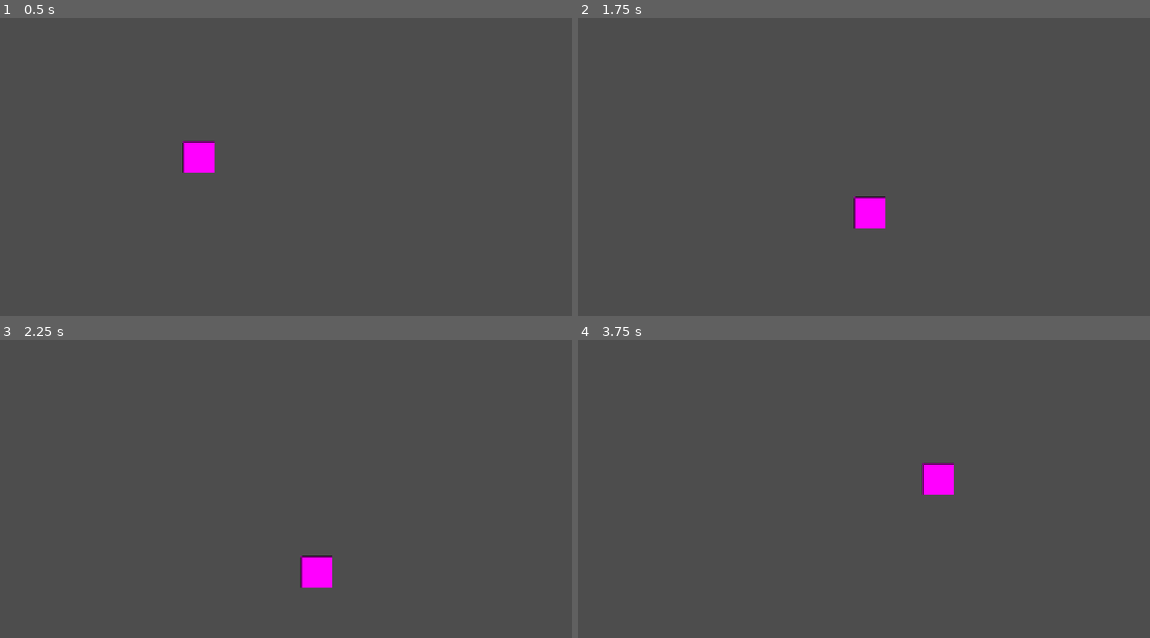
Above: before the commit, frames 1-4 (two rows, left to right).
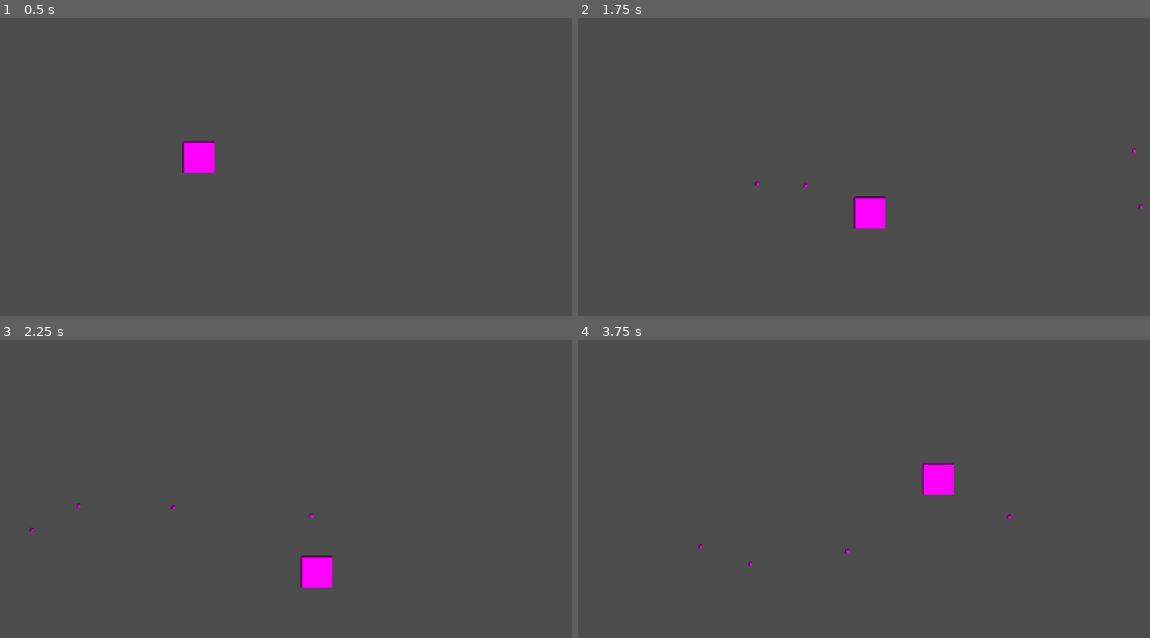
Above: after the commit, the same moments.

Repository: Radhika-15-Agarwal/godot-game-02-topdown-shooter
Game: Godot game, scene res://scenes/main.tscn
Two runs of this game, one before a commit and one after it. Both use one fixed random seed, a clock stepped at 60 frames per second and the inputs below.
Inputs (mouse positions are in pixels of both pictures, inside the frame that each line leads up to):
- Up to frame 1 (0.5 s): no input
- Up to frame 2 (1.75 s): tap Enter (ui_accept) at 0.5, 1.35, 1.52 s; move the mouse to (989, 152) at 0.52 s; hold Right (ui_right) 0.53-1.28 s; hold Enter (ui_accept) 0.53-1.28 s; move the mouse to (749, 184) at 1.27 s; hold Down (ui_down) from 1.28 s (still down)
- Up to frame 3 (2.25 s): tap Enter (ui_accept) at 1.82 s; move the mouse to (343, 420) at 2.02 s; release Down (ui_down) at 2.03 s; hold Right (ui_right) from 2.03 s (still down); hold Enter (ui_accept) from 2.03 s (still down)
- Up to frame 4 (3.75 s): move the mouse to (835, 554) at 2.77 s; release Right (ui_right) at 2.78 s; release Enter (ui_accept) at 2.78 s; hold Up (ui_up) 2.78-3.53 s; tap Enter (ui_accept) at 2.85, 3.02, 3.32 s; move the mouse to (1035, 539) at 3.52 s; hold Left (ui_left) from 3.53 s (still down); hold Enter (ui_accept) from 3.53 s (still down)

Frame 1 is identical in both runs. In frame 2, less than 0.1% of the frame differs, in the area x 30-99%, y 43-64%; in frame 3, less than 0.1%; in frame 4, less than 0.1%.

Commit message:
Add bullet shooting aimed at mouse

Diff:
--- /dev/null
+++ b/scenes/bullet.gd
@@ -0,0 +1,10 @@
+extends Area2D
+
+@export var speed := 600.0
+var direction := Vector2.ZERO
+
+func _process(delta: float) -> void:
+	position += direction * speed * delta
+
+func _on_visible_on_screen_notifier_2d_screen_exited():
+	queue_free()
--- /dev/null
+++ b/scenes/bullet.tscn
@@ -0,0 +1,22 @@
+[gd_scene format=3 uid="uid://co8q83foud3t0"]
+
+[ext_resource type="Script" uid="uid://txhap2meyv1f" path="res://scenes/bullet.gd" id="1_mkf8s"]
+
+[sub_resource type="PlaceholderTexture2D" id="PlaceholderTexture2D_rtl8c"]
+size = Vector2(8, 8)
+
+[sub_resource type="CircleShape2D" id="CircleShape2D_v7oki"]
+radius = 4.0
+
+[node name="Bullet" type="Area2D" unique_id=752197838]
+script = ExtResource("1_mkf8s")
+
+[node name="Sprite2D" type="Sprite2D" parent="." unique_id=1214997506]
+texture = SubResource("PlaceholderTexture2D_rtl8c")
+
+[node name="CollisionShape2D" type="CollisionShape2D" parent="." unique_id=1312299129]
+shape = SubResource("CircleShape2D_v7oki")
+
+[node name="VisibleOnScreenNotifier2D" type="VisibleOnScreenNotifier2D" parent="." unique_id=2130438584]
+
+[connection signal="screen_exited" from="VisibleOnScreenNotifier2D" to="." method="_on_visible_on_screen_notifier_2d_screen_exited"]
--- a/scenes/main.tscn
+++ b/scenes/main.tscn
@@ -1,6 +1,7 @@
 [gd_scene format=3 uid="uid://bosk7cygdui15"]
 
 [ext_resource type="Script" uid="uid://dnjh8dhn047ix" path="res://scripts/player.gd" id="1_o5qli"]
+[ext_resource type="PackedScene" uid="uid://co8q83foud3t0" path="res://scenes/bullet.tscn" id="2_0wfyh"]
 
 [sub_resource type="CapsuleShape2D" id="CapsuleShape2D_0xm2m"]
 radius = 12.0
@@ -14,6 +15,7 @@
 [node name="Player" type="CharacterBody2D" parent="." unique_id=1734501568 groups=["player"]]
 position = Vector2(400, 300)
 script = ExtResource("1_o5qli")
+bullet_scene = ExtResource("2_0wfyh")
 
 [node name="CollisionShape2D" type="CollisionShape2D" parent="Player" unique_id=416314375]
 shape = SubResource("CapsuleShape2D_0xm2m")
--- a/scripts/player.gd
+++ b/scripts/player.gd
@@ -2,6 +2,7 @@
 
 
 @export var speed := 250.0
+@export var bullet_scene: PackedScene
 
 
 func _physics_process(delta: float) -> void:
@@ -13,3 +14,16 @@
 	direction = direction.normalized()
 	velocity = direction * speed
 	move_and_slide()
+
+func _input(event):
+	if event.is_action_pressed("ui_accept"):
+		shoot()
+
+func shoot():
+	var bullet = bullet_scene.instantiate()
+	get_tree().current_scene.add_child(bullet)
+
+	bullet.global_position = global_position
+
+	var mouse_pos = get_global_mouse_position()
+	bullet.direction = (mouse_pos - global_position).normalized()
Not shown, added: scenes/bullet.gd.uid
